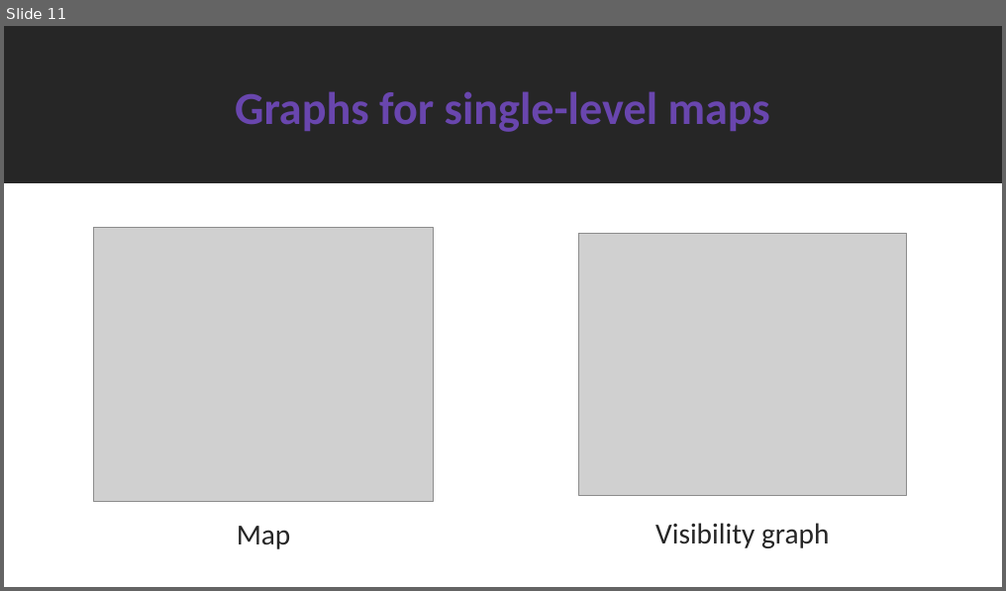
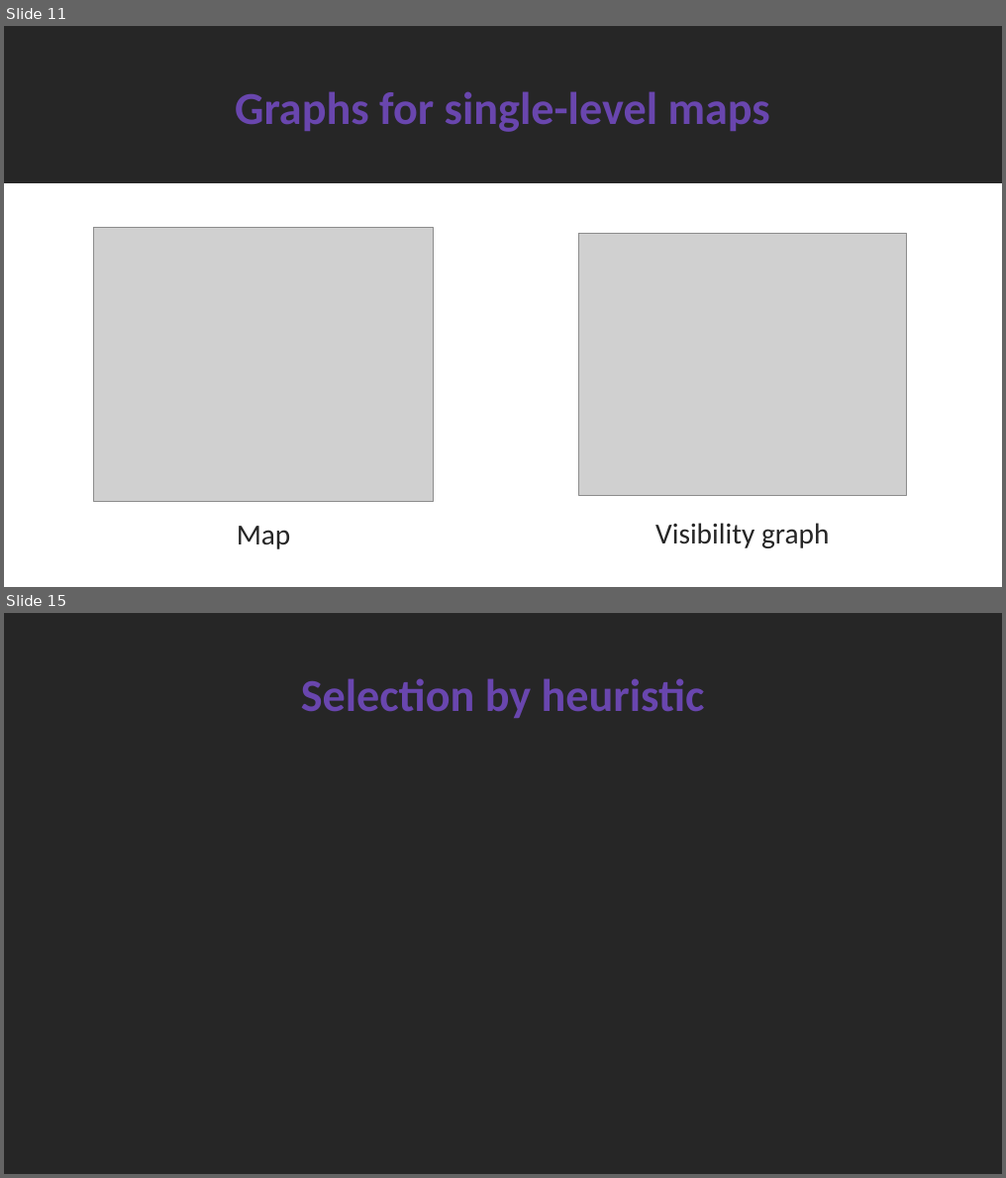
Before and after one commit to SimoDedo/ProjectArena, a slide deck: Presentation/An Online Framework for User-Based Analysis of Maps in First Person Shooters.pptx. Shown one above the other, each under a label of ours: slide 11 before the commit, slides 11 and 15 after it; the slides between them are not shown. The pictures are 1006x591 and 1006x1178 pixels, drawn with LibreOffice and Linux fonts; fonts in the diff are those of the drawing; grey boxes stand for pictures. Boxes give left, top, right and bottom in pixels: in the first picture for what was removed or moved away, otherwise in the second. Text is boxed around its words. In the diff, an @@ line names an element or a change of style, - is before the commit and + after.

```diff
--- a/Presentation/An Online Framework for User-Based Analysis of Maps in First Person Shooters.pptx
+++ b/Presentation/An Online Framework for User-Based Analysis of Maps in First Person Shooters.pptx
@@ slide 15 added at (x1=4, y1=613, x2=1002, y2=1174), background #262626 @@
@@ title added at (x1=301, y1=678, x2=705, y2=718), 44 pt, text #6946AE, bold @@
+Selection by heuristic
```
Also in this commit, not shown: 5 slides changed, 7 other slides added, 15 other files.
